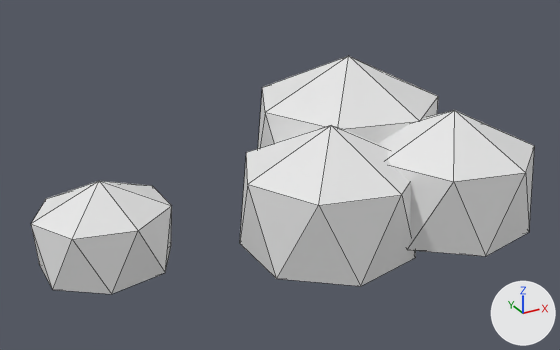
What one commit did to the OBJ model assets/meshes/AncientTreant/AncientTreant_Leaf_ArmL.obj.
The view is the same before and after, from a 50 mm lens placed at (-5.29, -9.57, 4.91), pointed at (0.0, 0.05, 0.1). Lighting does not change. The marker at lower right points along +X, +Y and +Z. The picture after the commit comes second. Mesh edges are drawn as thin lines. Where no turn or scale is listed for an object, it has been applied to the vertices. Vertices at exactly the same position are counted once.

Names of what the first picture shows: 'AncientTreant_Leaf_ArmL'.
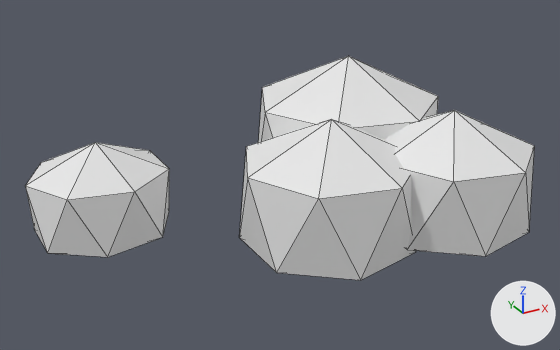
The newer file is also turned or shifted as a whole; pictures and numbers use the older file's frame.

What differs and where, as boxes [x1, y1, x2, y2] in the pictures (560 x 350 px; the box of a moved part takes in the faces that stretch with it):
'AncientTreant_Leaf_ArmL', reshaped
    before: [31, 56, 534, 294]
    after: [25, 56, 534, 280]
part 1 of me_ancienttreant_leaf_arml, moved or reshaped
    before: [31, 181, 172, 294]
    after: [25, 142, 169, 257]
part 2 of me_ancienttreant_leaf_arml, moved or reshaped
    before: [240, 125, 416, 286]
    after: [239, 119, 416, 280]

The change, as a diff of the scene's bpy script:
```diff
--- a/assets/meshes/AncientTreant/AncientTreant_Leaf_ArmL.obj.py
+++ b/assets/meshes/AncientTreant/AncientTreant_Leaf_ArmL.obj.py
@@ me_ancienttreant_leaf_arml @@
 # used by ob_ancienttreant_leaf_arml; location = (0.0, 0.0, 0.0)
-me_ancienttreant_leaf_arml.from_pydata(...)  # 64 vertices, 112 faces; spans x -3.64..3.64, y -2.39..2.39, z -1.56..1.56
+me_ancienttreant_leaf_arml.from_pydata(...)  # 64 vertices, 112 faces; spans x -3.64..3.64, y -2.39..2.39, z -1.46..1.56
+# me_ancienttreant_leaf_arml part 1: the loose piece of 16 vertices spanning x -3.64..-1.57, y -0.14..1.72, z -1.52..0.28 is moved by (0.0, 0.0, 0.6)
+# me_ancienttreant_leaf_arml part 2: the loose piece of 16 vertices spanning x -0.84..1.93, y -1.88..0.82, z -1.56..1.0 is moved by (0.0, 0.0, 0.1)
```
